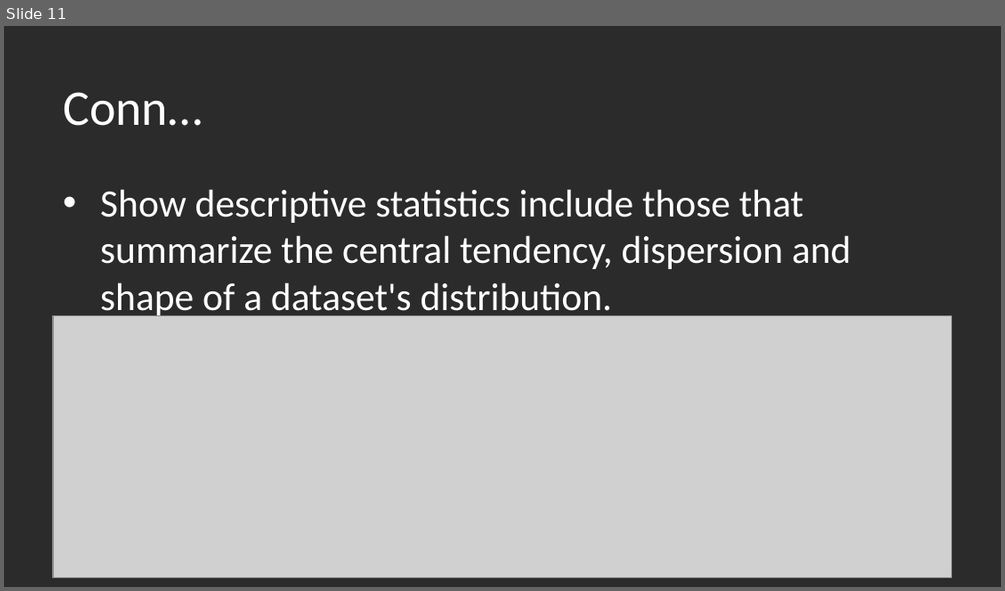
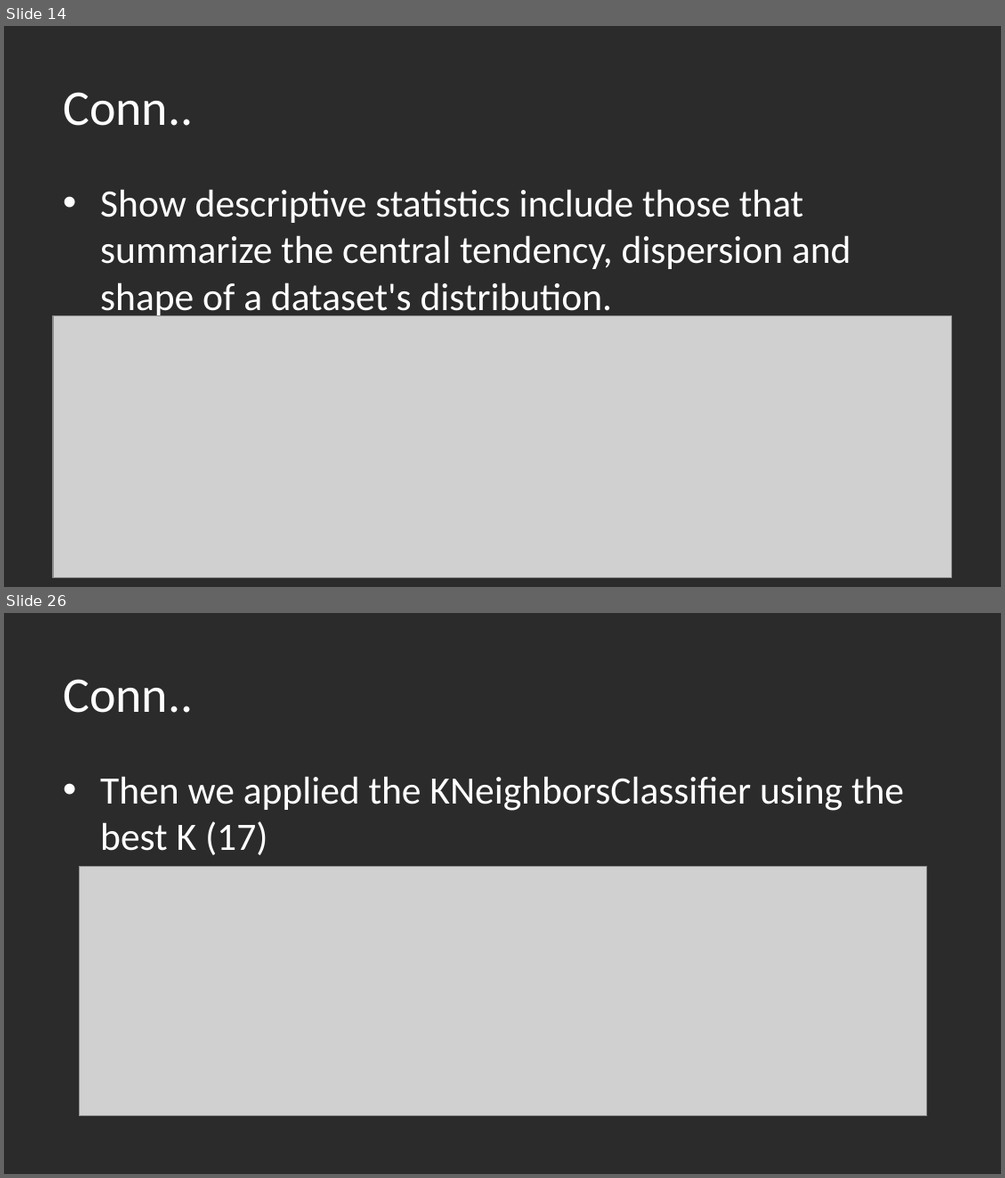
Before and after one commit to sherifRoshdy/Machine-learning-project, a slide deck: ML.pptx. Shown one above the other, each under a label of ours: slide 11 before the commit, slides 14 and 26 after it; the slides between them are not shown. The pictures are 1005x591 and 1005x1178 pixels, drawn with LibreOffice and Linux fonts; fonts in the diff are those of the drawing; grey boxes stand for pictures; background and template pictures are left out; a plain dark background stands for a picture behind light text. Boxes give left, top, right and bottom in pixels: in the first picture for what was removed or moved away, otherwise in the second. Text is boxed around its words. In the diff, an @@ line names an element or a change of style, - is before the commit and + after.

```diff
--- a/ML.pptx
+++ b/ML.pptx
@@ slide 26 added at bbox=[4, 613, 1001, 1174], background picture (left out) @@
@@ title added at bbox=[63, 679, 193, 713], 36 pt, text #FFFFFF @@
+Conn..
@@ text added at bbox=[100, 776, 904, 855], 28 pt, text #FFFFFF @@
+• Then we applied the KNeighborsClassifier using the best K (17)
@@ picture added at bbox=[79, 866, 927, 1115] @@
@@ what was slide 11 is now slide 14 @@
@@ slide 14 changed as well @@
@@ title at bbox=[63, 92, 193, 126]: text changed @@
-Conn…
+Conn..
```
Also in this commit, not shown: 6 other slides changed, 21 other slides added, 1 slide removed, 1 other file.
